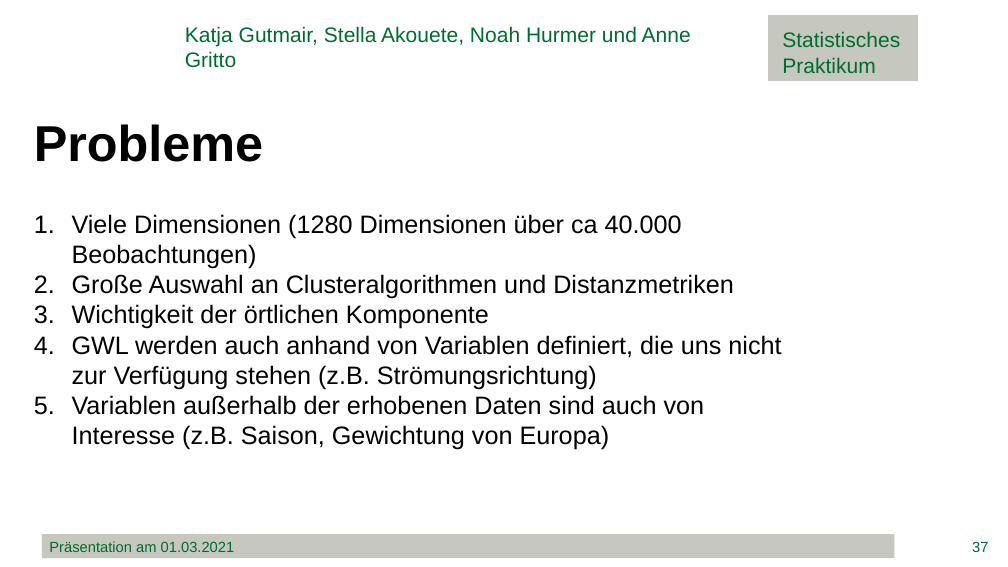
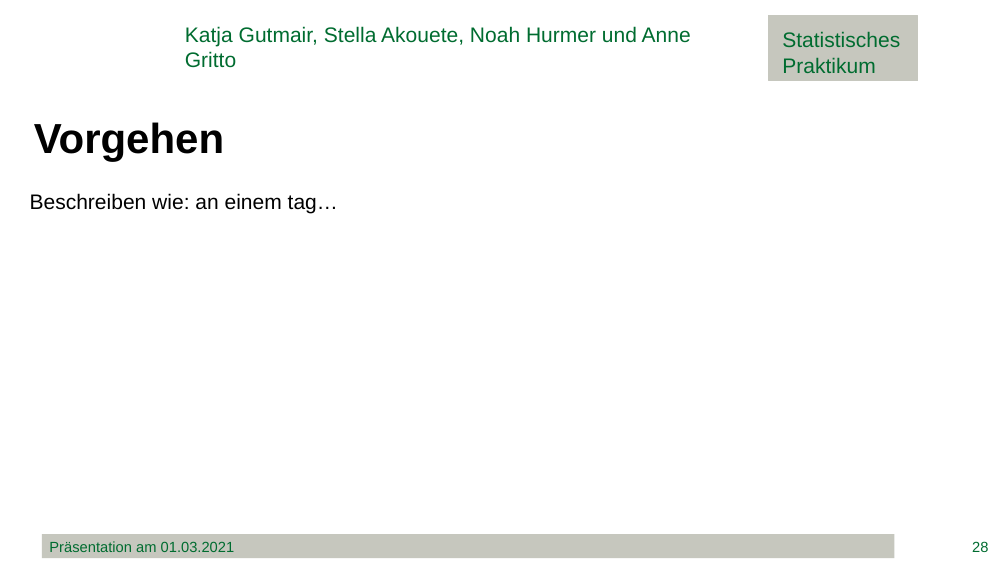
Before and after one commit to minimops/weatherFrog, a slide deck: slide 28 of documentation/ppt/Präsentation.pptx (slide 37 before the commit). Drawn at 1008x567 pixels with LibreOffice and Linux fonts; fonts in the diff are those of the drawing; background and template pictures are left out. Boxes give left, top, right and bottom in pixels: in the first picture for what was removed or moved away, otherwise in the second. Text is boxed around its words. In the diff, an @@ line names an element or a change of style, - is before the commit and + after.

```diff
--- a/documentation/ppt/Präsentation.pptx
+++ b/documentation/ppt/Präsentation.pptx
@@ text at (x1=34, y1=122, x2=224, y2=162): text changed; size 48 to 40 pt @@
-Probleme
+Vorgehen
@@ text added at (x1=30, y1=193, x2=338, y2=214), 20 pt, text #000000 @@
+Beschreiben wie: an einem tag…
@@ text removed at (x1=72, y1=214, x2=781, y2=450) @@
-1. Viele Dimensionen (1280 Dimensionen über ca 40.000 Beobachtungen)
-2. Große Auswahl an Clusteralgorithmen und Distanzmetriken
-3. Wichtigkeit der örtlichen Komponente
-4. GWL werden auch anhand von Variablen definiert, die uns nicht zur Verfügung stehen (z.B. Strömungsrichtung)
-5. Variablen außerhalb der erhobenen Daten sind auch von Interesse (z.B. Saison, Gewichtung von Europa)
@@ page number at (x1=972, y1=541, x2=988, y2=552): text changed @@
-37
+28
```
Also in this commit, not shown: 31 other slides changed, 9 slides added, 7 slides removed, 2 other files.
